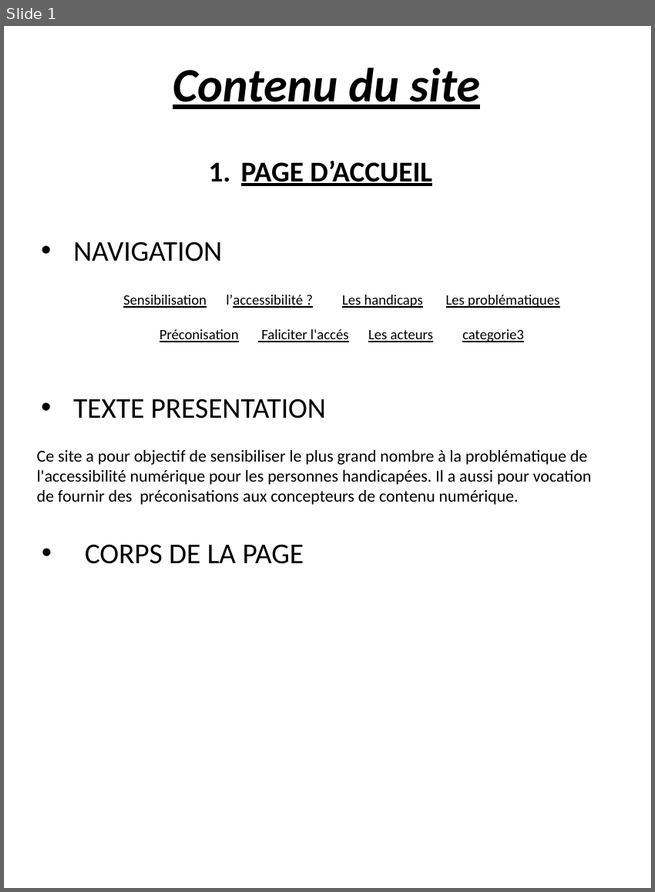
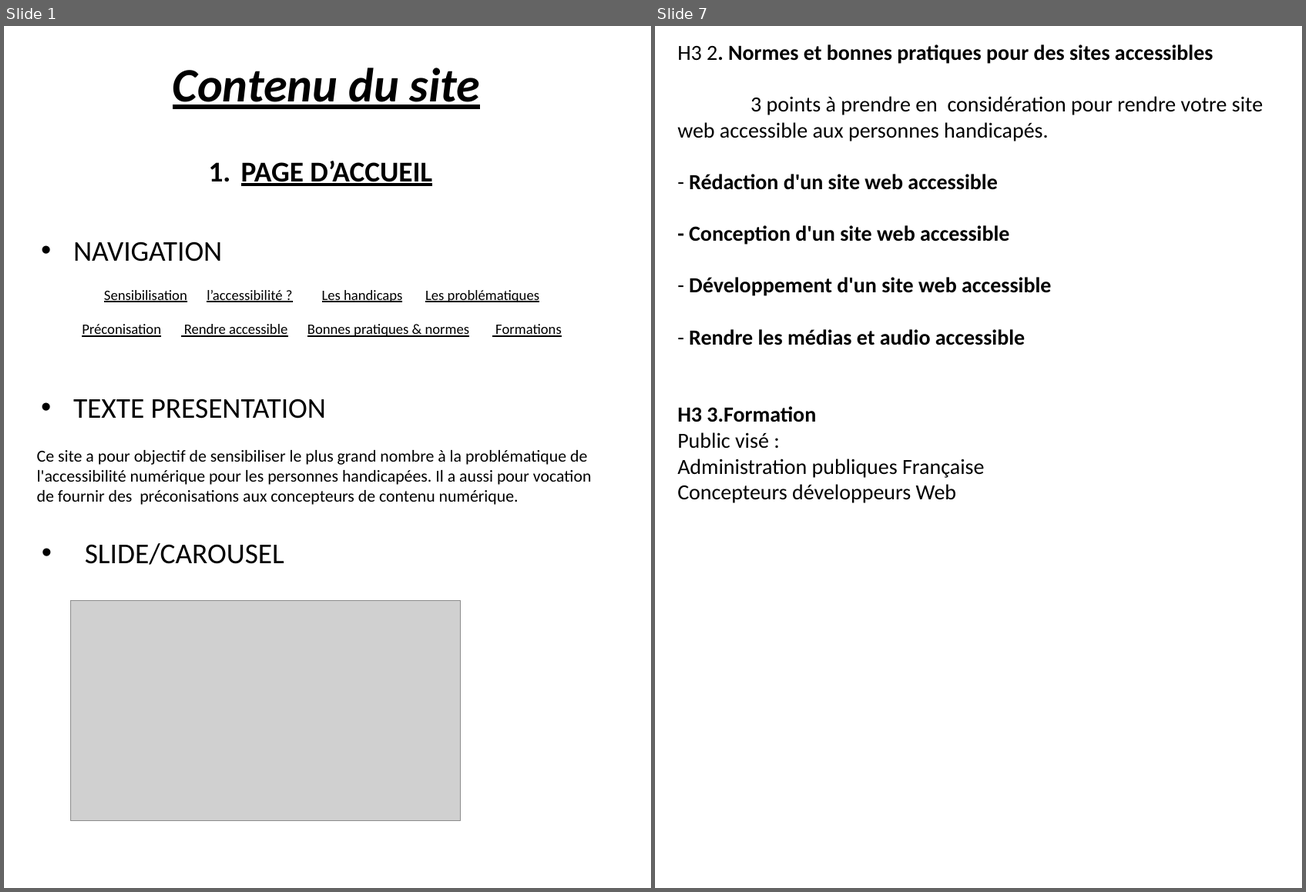
Before and after one commit to Bourg-en-Stress/accessibility, a slide deck: design/mockups/contenu.pptx. Shown side by side, each under a label of ours: slide 1 before the commit, slides 1 and 7 after it; the slides between them are not shown. The pictures are 655x892 and 1306x892 pixels, drawn with LibreOffice and Linux fonts; fonts in the diff are those of the drawing; grey boxes stand for pictures. Boxes give left, top, right and bottom in pixels: in the first picture for what was removed or moved away, otherwise in the second. Text is boxed around its words. In the diff, an @@ line names an element or a change of style, - is before the commit and + after.

```diff
--- a/design/mockups/contenu.pptx
+++ b/design/mockups/contenu.pptx
@@ slide 7 added at (655,26,1302,888), background #FFFFFF @@
@@ text added at (677,44,1263,503), 18 pt, text #000000, bold @@
+H3 2. Normes et bonnes pratiques pour des sites accessibles
+3 points à prendre en considération pour rendre votre site web accessible aux personnes handicapés.
+- Rédaction d'un site web accessible
+- Conception d'un site web accessible
+- Développement d'un site web accessible
+- Rendre les médias et audio accessible
+H3 3.Formation
+Public visé :
+Administration publiques Française
+Concepteurs développeurs Web
@@ slide 1 changed as well @@
@@ text "Sensibilisation l’accessibilité ? Les handicaps ...": place and size @@
-text "Sensibilisation l’accessibilité ? Les handicaps ..." at (123,295,524,342)
+text "Sensibilisation l’accessibilité ? Les handicaps ..." at (104,290,561,337)
@@ text at (104,290,539,302): underline on in "l’accessibilité" @@
@@ text at (307,324,561,337): text changed @@
-Préconisation Faliciter l'accés Les acteurs categorie3
+Préconisation Rendre accessible Bonnes pratiques & normes Formations
@@ text at (85,543,284,565): text changed @@
-• CORPS DE LA PAGE
+• SLIDE/CAROUSEL
@@ picture added at (71,601,461,821) @@
```
Also in this commit, not shown: 1 other slide changed, 5 other slides added, 1 slide removed, 3 other files.
